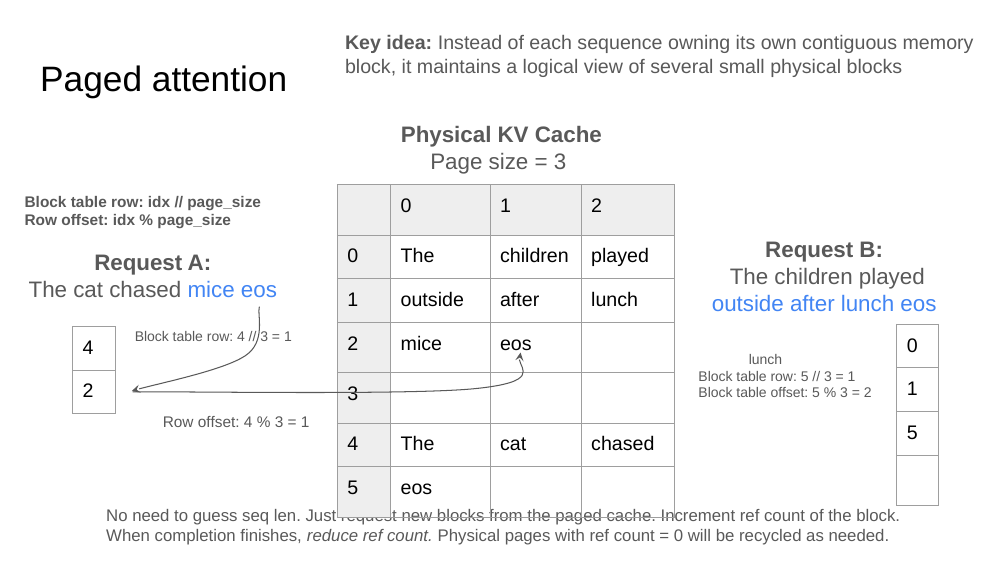
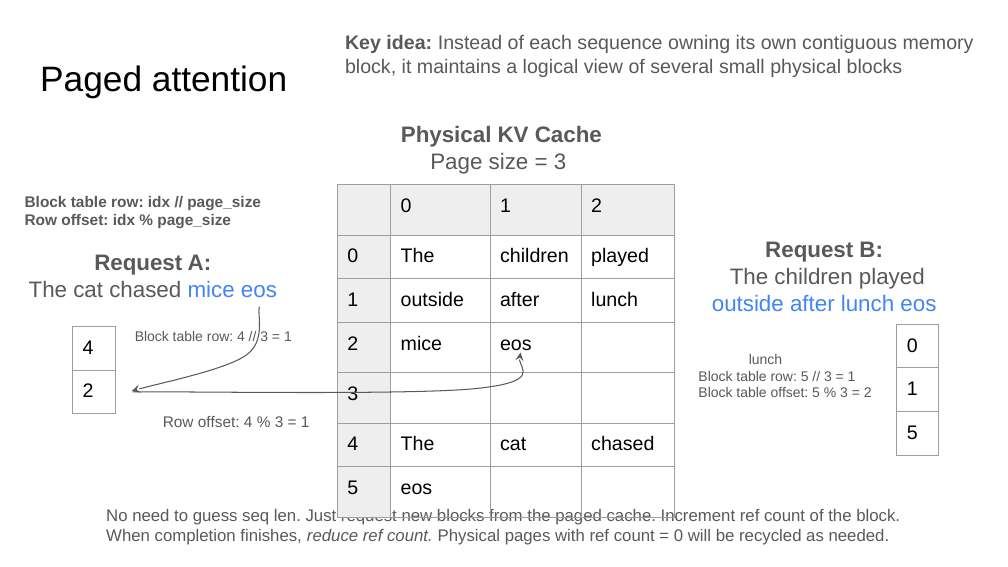
Before and after one commit to ankur6ue/deep-learning-course, a slide deck: slide 13 of Module 8/class_8.1/vllm architecture.pptx. Drawn at 1008x567 pixels with LibreOffice and Linux fonts; fonts in the diff are those of the drawing. Boxes give left, top, right and bottom in pixels: in the first picture for what was removed or moved away, otherwise in the second. Text is boxed around its words. In the diff, an @@ line names an element or a change of style, - is before the commit and + after.

```diff
--- a/Module 8/class_8.1/vllm architecture.pptx
+++ b/Module 8/class_8.1/vllm architecture.pptx
@@ table at (x1=897, y1=325, x2=939, y2=567) @@
-row 4: 
```
Also in this commit, not shown: 5 other slides changed, 2 slides added, 1 slide removed.
